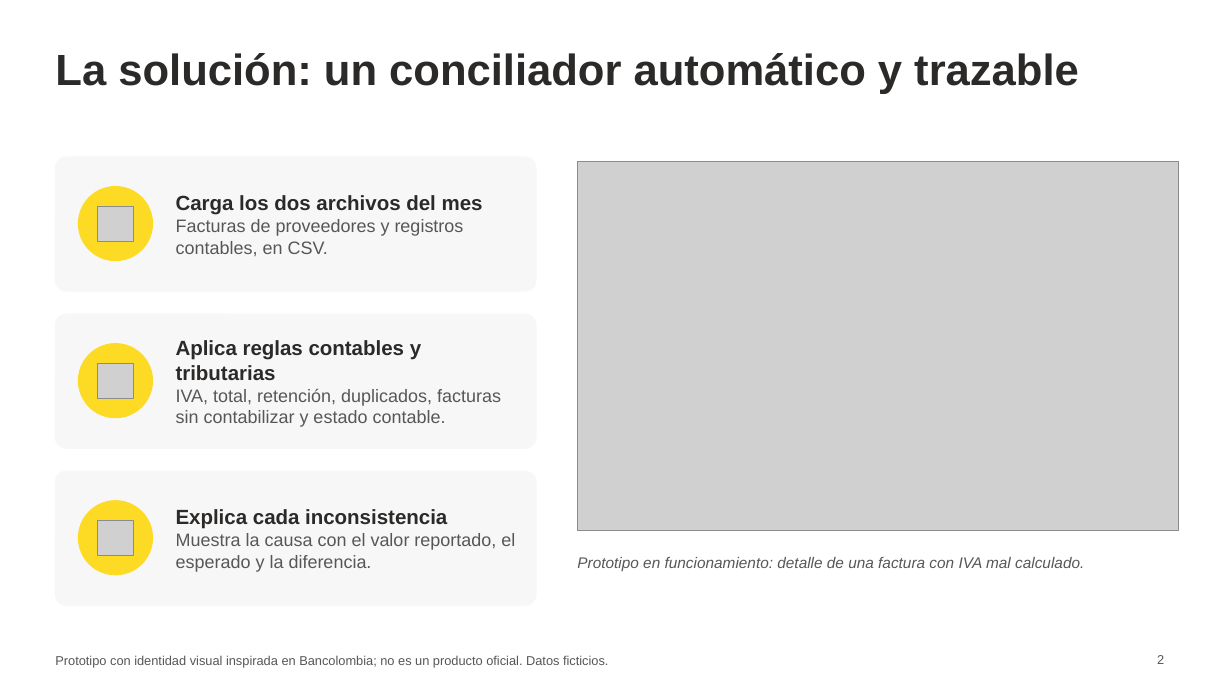
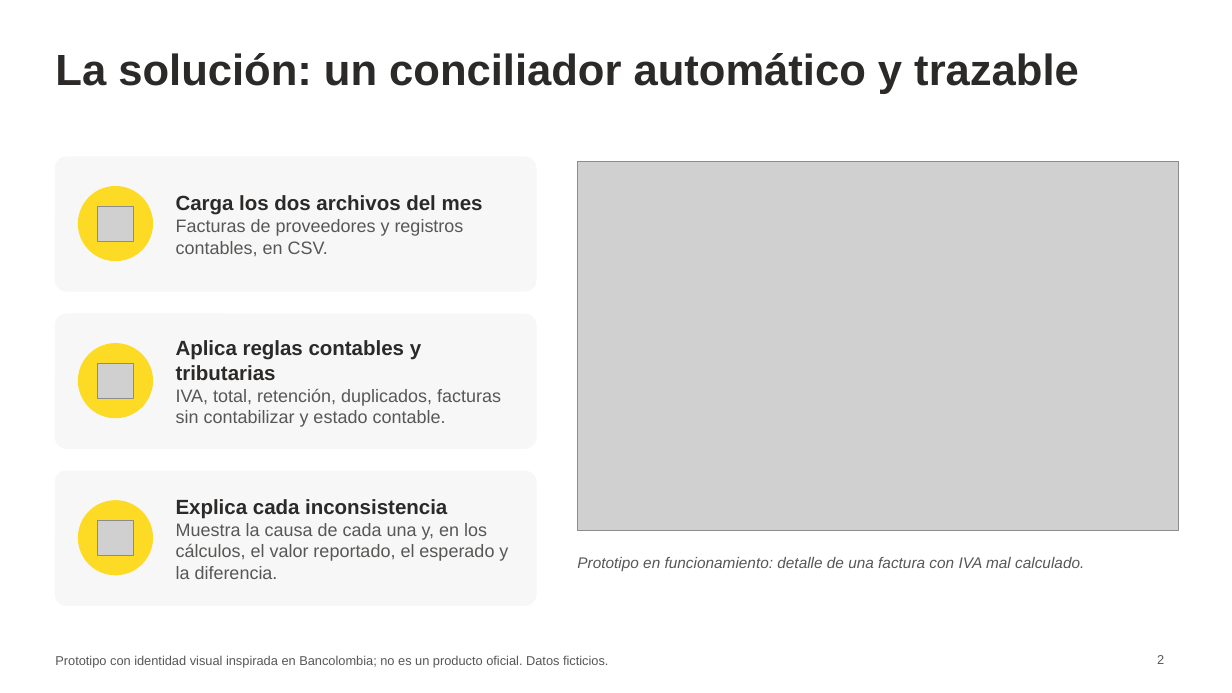
Before and after one commit to ElDaiko/conciliador-facturas, a slide deck: slide 2 of docs/presentacion/presentacion-conciliador.pptx. Drawn at 1232x693 pixels with LibreOffice and Linux fonts; fonts in the diff are those of the drawing; grey boxes stand for pictures. Boxes give left, top, right and bottom in pixels: in the first picture for what was removed or moved away, otherwise in the second. Text is boxed around its words. In the diff, an @@ line names an element or a change of style, - is before the commit and + after.

```diff
--- a/docs/presentacion/presentacion-conciliador.pptx
+++ b/docs/presentacion/presentacion-conciliador.pptx
@@ text at [176,523,508,579]: text changed @@
-Muestra la causa con el valor reportado, el esperado y la diferencia.
+Muestra la causa de cada una y, en los cálculos, el valor reportado, el esperado y la diferencia.
```
Also in this commit, not shown: 2 other slides changed, 1 other file.
